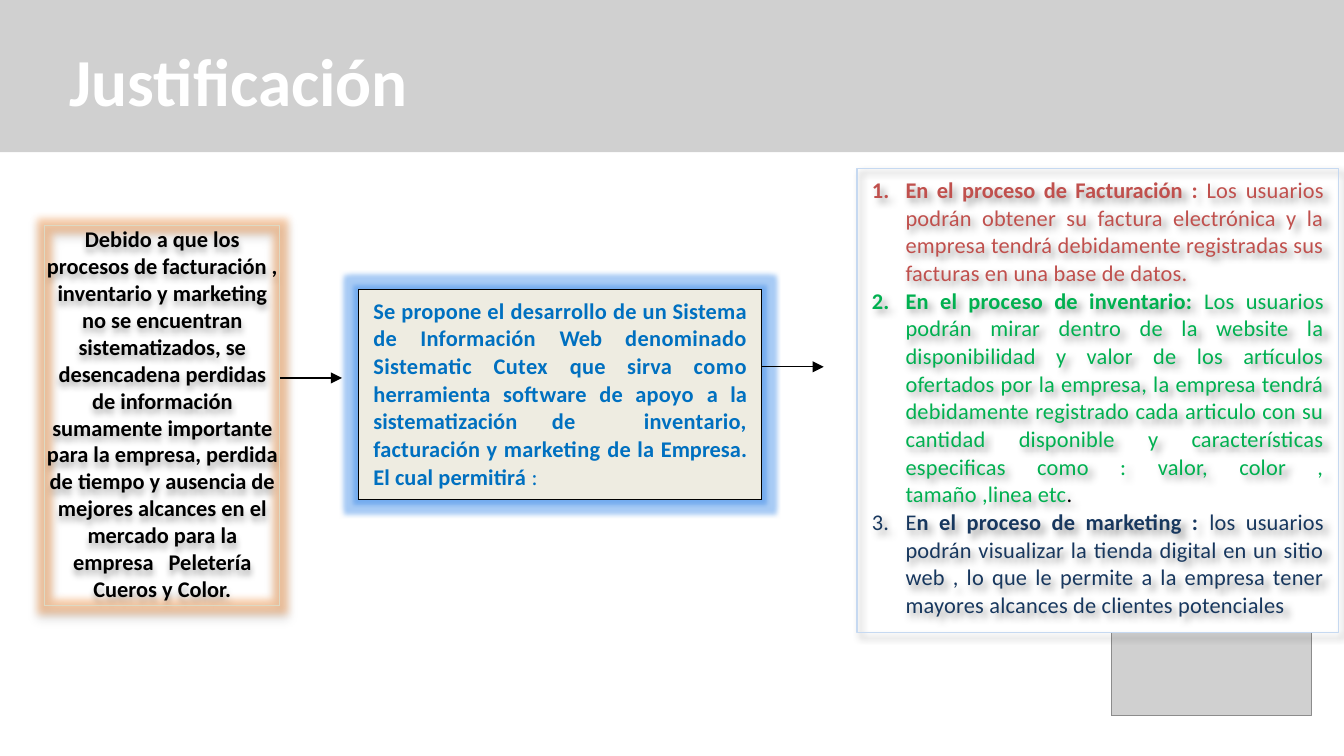
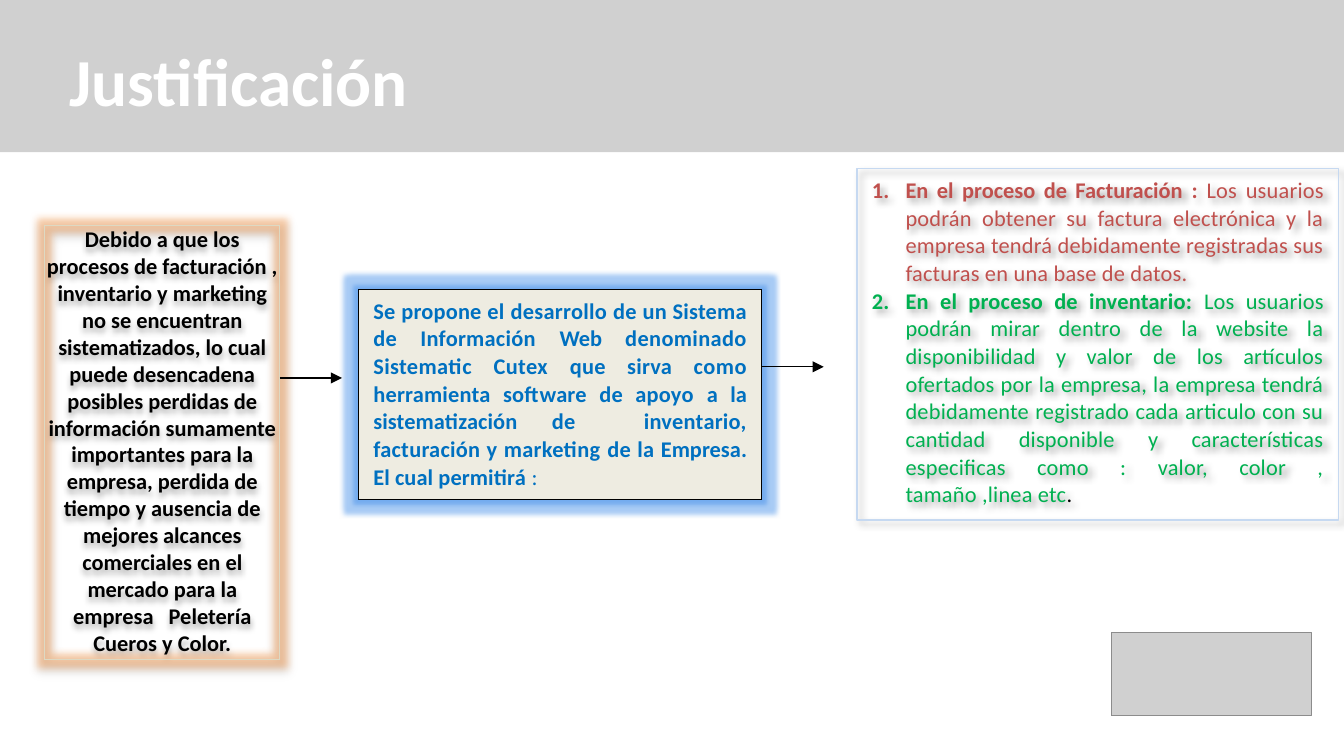
Before and after one commit to kamor31232/Proyecto_adsi, a slide deck: slide 13 of App/app_documentacion/1er_trimestre/1_proyecto/1_1_1_presentacion_proyecto.pptx. Drawn at 1344x756 pixels with LibreOffice and Linux fonts; fonts in the diff are those of the drawing; grey boxes stand for pictures. Boxes give left, top, right and bottom in pixels: in the first picture for what was removed or moved away, otherwise in the second. Text is boxed around its words. In the diff, an @@ line names an element or a change of style, - is before the commit and + after.

```diff
--- a/App/app_documentacion/1er_trimestre/1_proyecto/1_1_1_presentacion_proyecto.pptx
+++ b/App/app_documentacion/1er_trimestre/1_proyecto/1_1_1_presentacion_proyecto.pptx
@@ rectangle "En el proceso de Facturación ...": place and size @@
-rectangle "En el proceso de Facturación ..." at [857, 169, 1339, 633]
+rectangle "En el proceso de Facturación ..." at [857, 169, 1339, 520]
@@ text "Debido a que los procesos ...": place and size @@
-text "Debido a que los procesos ..." at [44, 226, 280, 606]
+text "Debido a que los procesos ..." at [44, 226, 280, 660]
@@ text at [47, 231, 276, 657]: text changed @@
-Debido a que los procesos de facturación , inventario y marketing no se encuentran sistematizados, se desencadena perdidas de información sumamente importante para la empresa, perdida de tiempo y ausencia de mejores alcances en el mercado para la empresa Peletería Cueros y Color.
+Debido a que los procesos de facturación , inventario y marketing no se encuentran sistematizados, lo cual puede desencadena posibles perdidas de información sumamente importantes para la empresa, perdida de tiempo y ausencia de mejores alcances comerciales en el mercado para la empresa Peletería Cueros y Color.
@@ text in rectangle at [906, 514, 1324, 617]: paragraph removed @@
-3. En el proceso de marketing : los usuarios podrán visualizar la tienda digital en un sitio web , lo que le permite a la empresa tener mayores alcances de clientes potenciales
```
Also in this commit, not shown: 10 other slides changed, 1 slide added, 1 other file.
